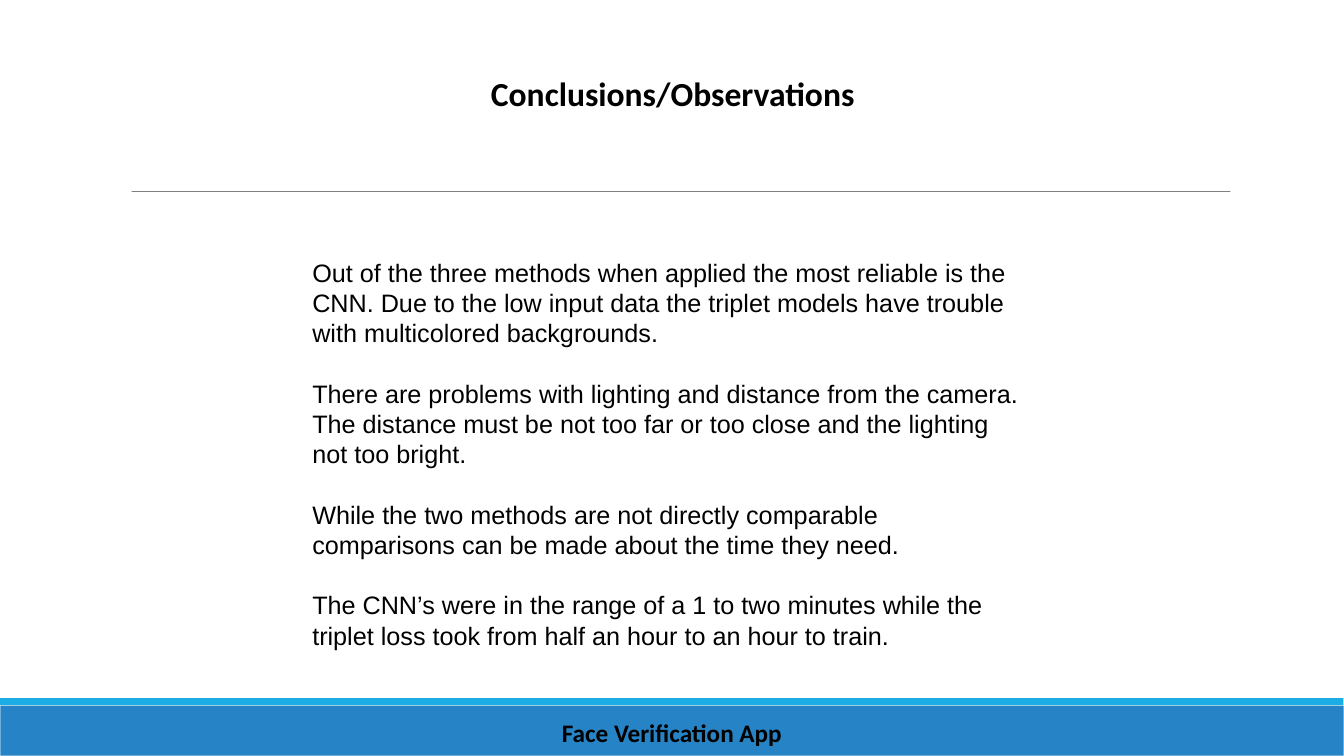
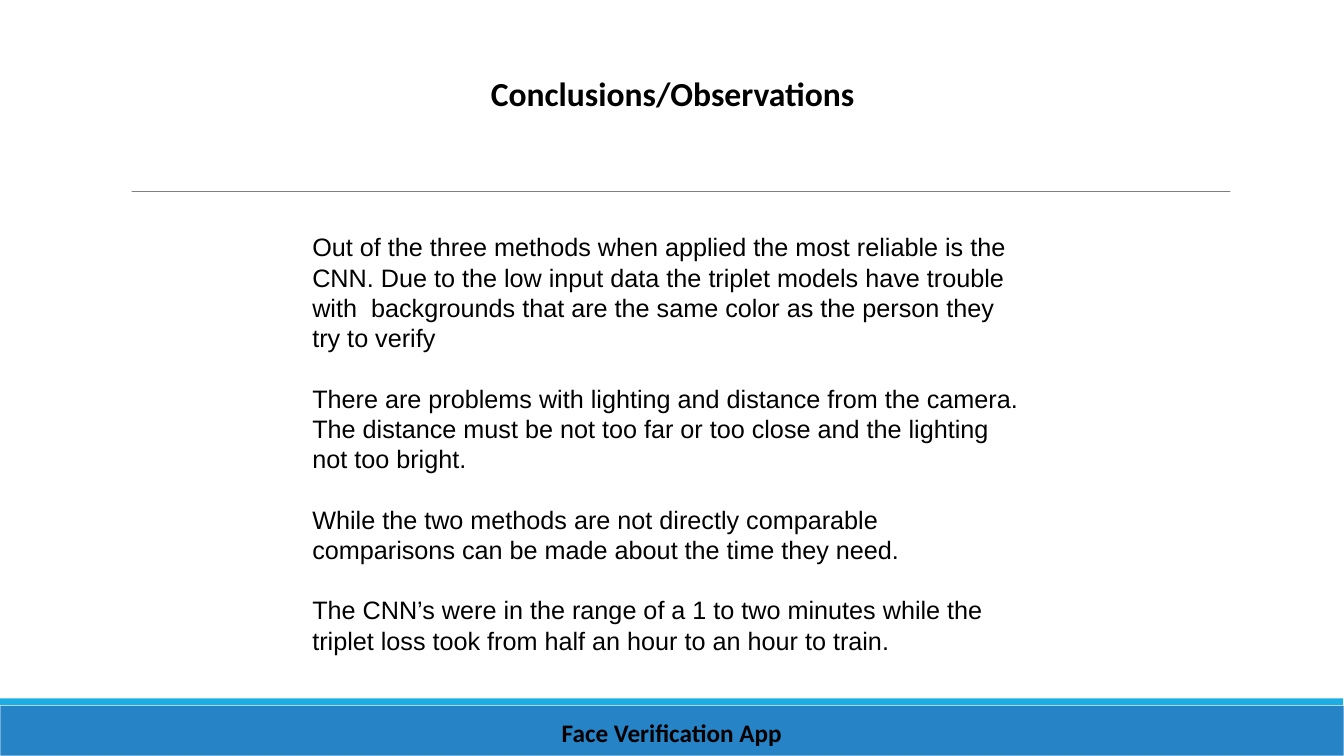
Before and after one commit to fotis93/deep_learning, a slide deck: slide 21 of deeep_learning/DL-Face_Verification.pptx. Drawn at 1344x756 pixels with LibreOffice and Linux fonts; fonts in the diff are those of the drawing. Boxes give left, top, right and bottom in pixels: in the first picture for what was removed or moved away, otherwise in the second. Text is boxed around its words. In the diff, an @@ line names an element or a change of style, - is before the commit and + after.

```diff
--- a/deeep_learning/DL-Face_Verification.pptx
+++ b/deeep_learning/DL-Face_Verification.pptx
@@ text "Out of the three methods ...": place and size @@
-text "Out of the three methods ..." at (312, 263, 1018, 650)
+text "Out of the three methods ..." at (312, 237, 1018, 655)
@@ text at (312, 237, 1005, 353): text changed @@
-Out of the three methods when applied the most reliable is the CNN. Due to the low input data the triplet models have trouble with multicolored backgrounds.
+Out of the three methods when applied the most reliable is the CNN. Due to the low input data the triplet models have trouble with backgrounds that are the same color as the person they try to verify
```
Also in this commit, not shown: 21 other slides changed, 8 other files.
